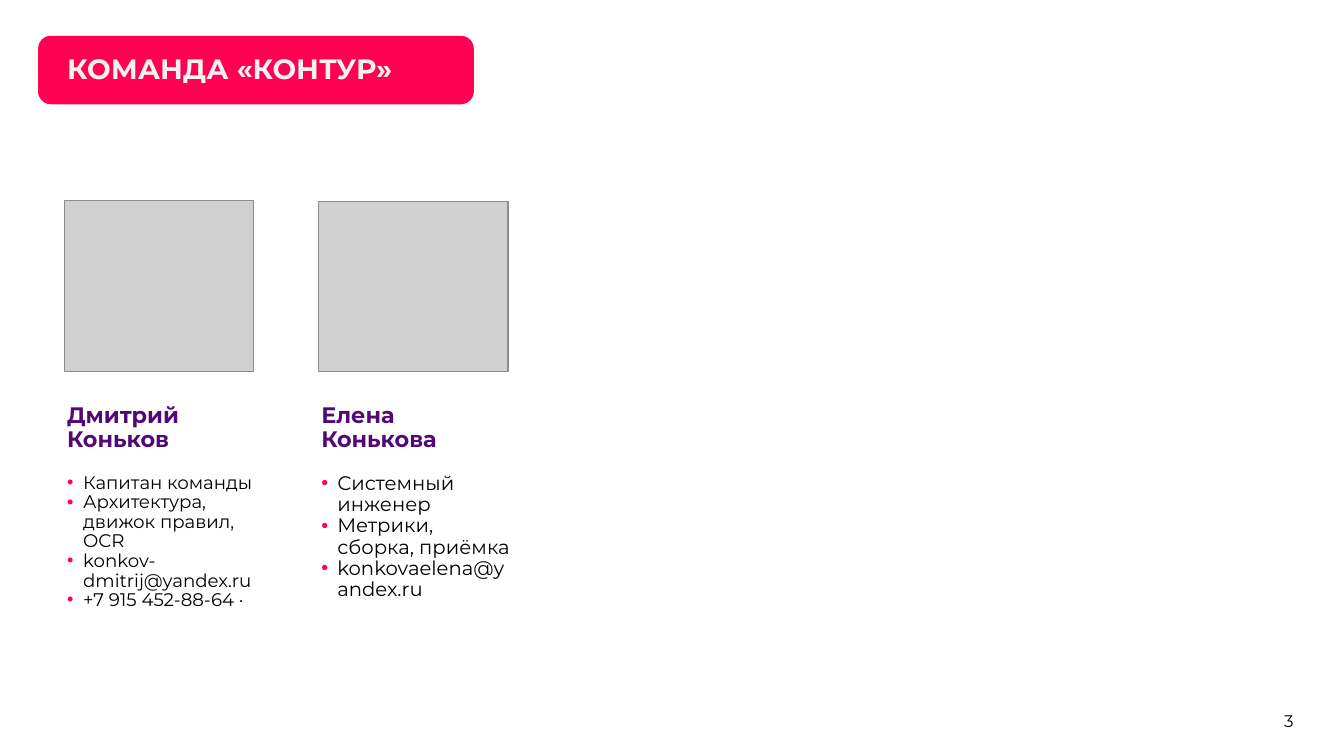
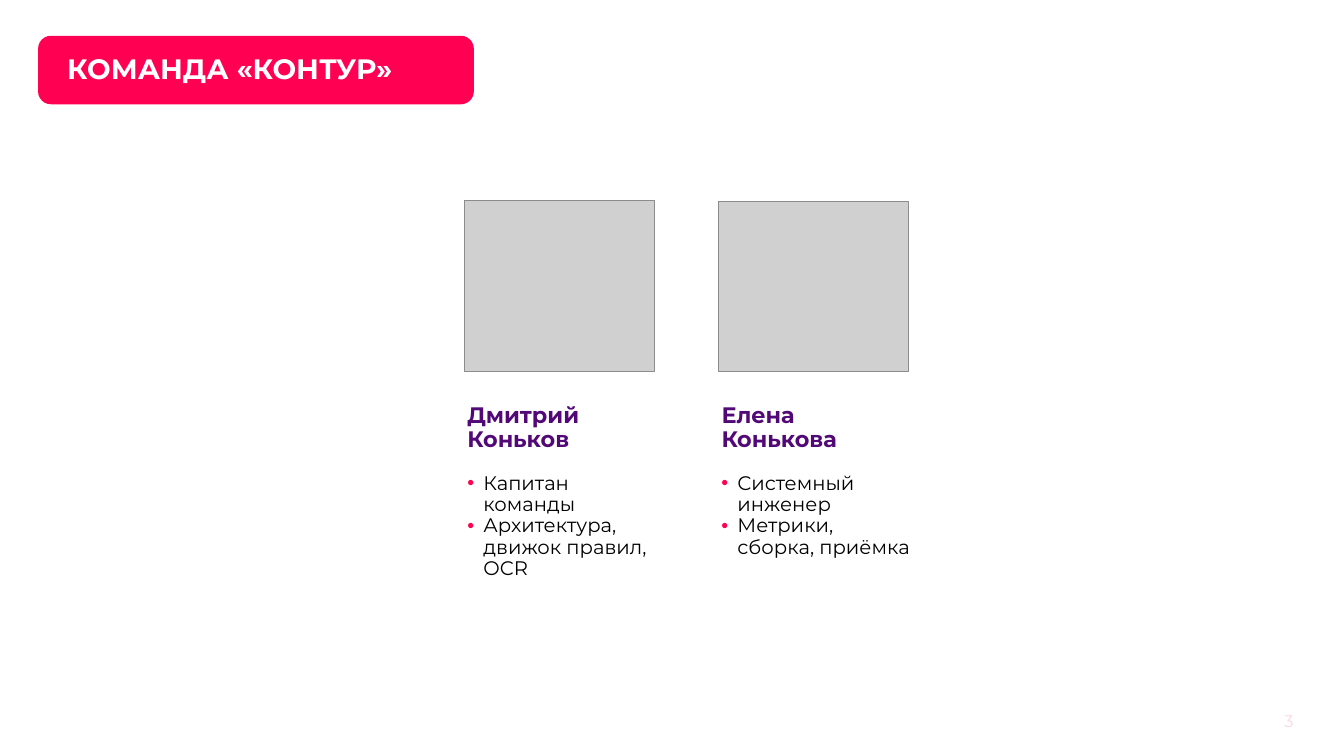
Before and after one commit to KonkovDV/Kontur, a slide deck: slide 3 of submission/03-presentation/Kontur.pptx. Drawn at 1344x756 pixels with LibreOffice and Linux fonts; fonts in the diff are those of the drawing; grey boxes stand for pictures; background and template pictures are left out. Boxes give left, top, right and bottom in pixels: in the first picture for what was removed or moved away, otherwise in the second. Text is boxed around its words. In the diff, an @@ line names an element or a change of style, - is before the commit and + after.

```diff
--- a/submission/03-presentation/Kontur.pptx
+++ b/submission/03-presentation/Kontur.pptx
@@ 4 texts, 2 pictures, 1 rounded rectangle: place and size @@
-4 texts, 2 pictures, 1 rounded rectangle at bbox=[38, 167, 509, 701]
+4 texts, 2 pictures, 1 rounded rectangle at bbox=[439, 167, 909, 701]
@@ text "Капитан команды" at bbox=[483, 476, 646, 575]: size 12.9 to 14 pt @@
@@ text at bbox=[83, 553, 251, 606]: paragraphs removed @@
-• konkov-dmitrij@yandex.ru
-• +7 915 452-88-64 ·
@@ text at bbox=[337, 556, 504, 596]: paragraph removed @@
-• konkovaelena@yandex.ru
@@ text "3" at bbox=[1258, 701, 1320, 741]: text colour none to #FFD6E3 @@
```
Also in this commit, not shown: 23 other slides changed, 6 slides added, 5 other files.
